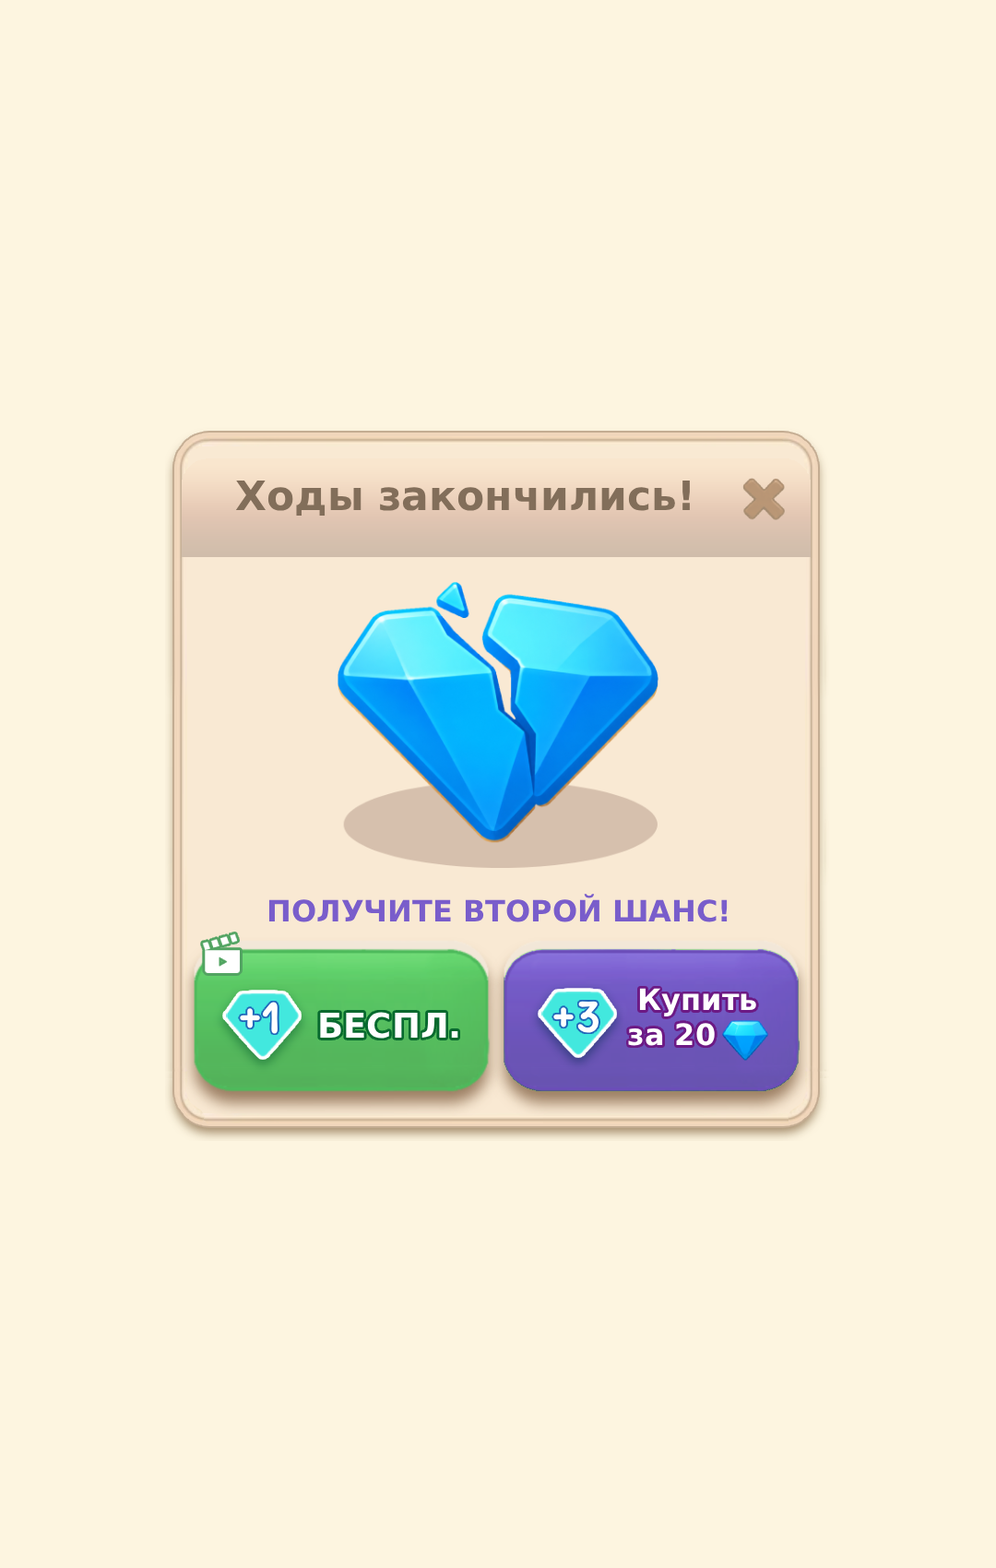
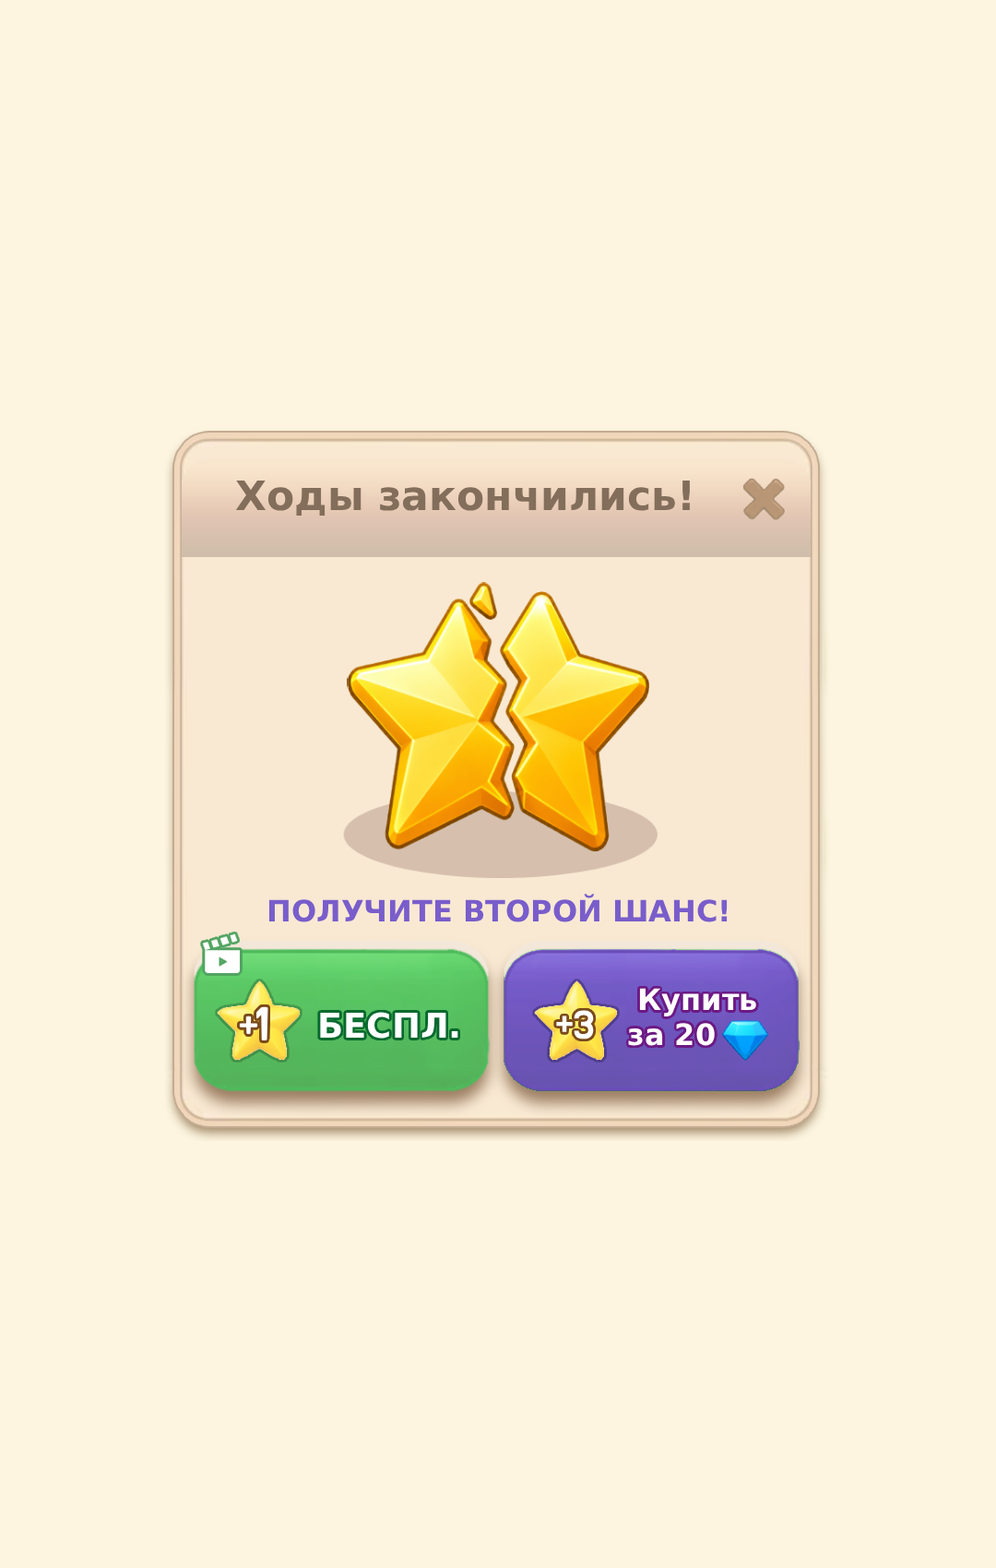
Comparing the layer stacks of the two 996 × 1568 images. Changes:
moved "plus_one_step" above "plus_three_steps", painted on it over [left=214, top=978, right=303, bottom=1063]
painted on "plus_three_steps" over [left=532, top=978, right=620, bottom=1063]
painted on "loose_steps_decor" over [left=337, top=582, right=659, bottom=879]